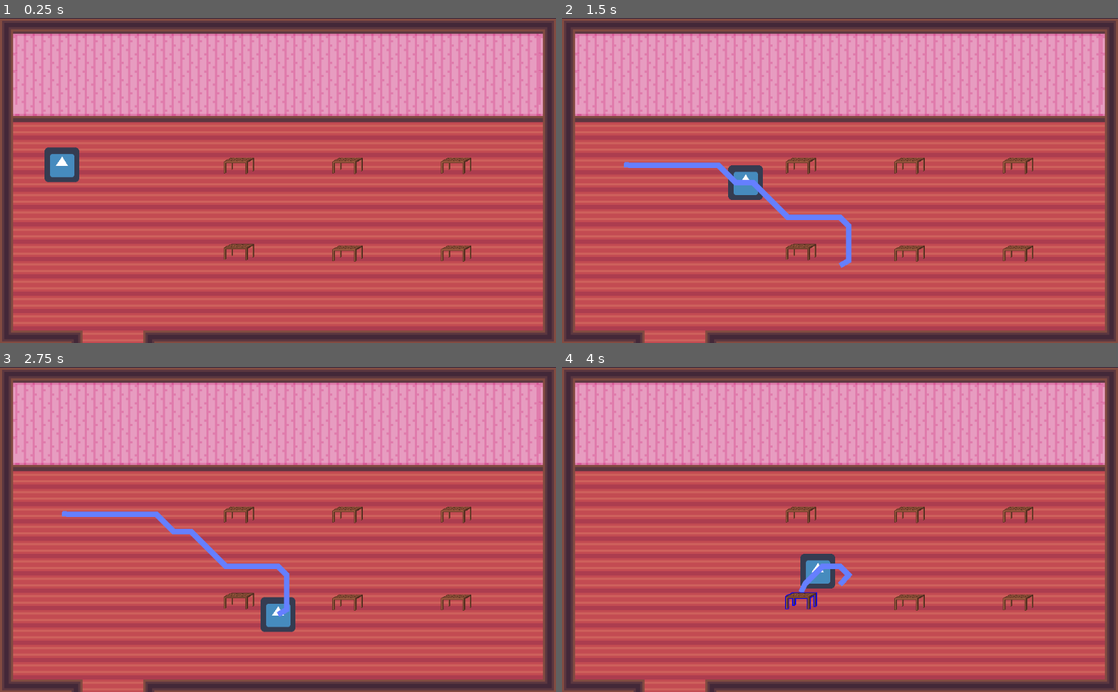
Above: before the commit, frames 1-4 (two rows, left to right).
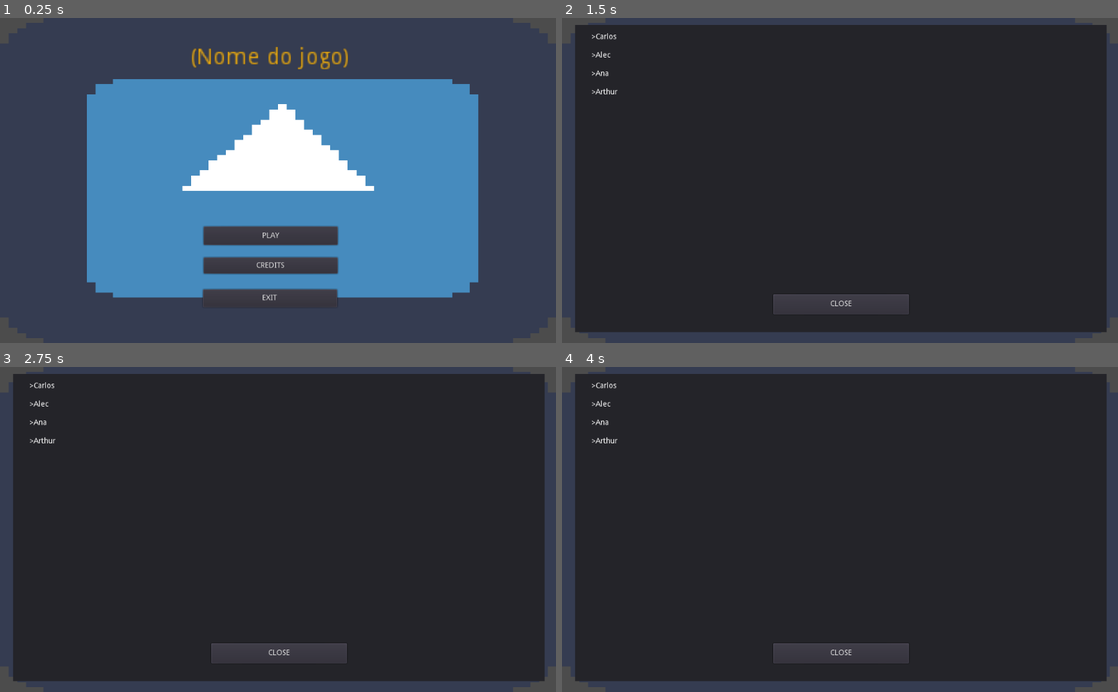
Above: after the commit, the same moments.

Repository: GamuxUnicamp/HLG-Jam-2
Game: Godot game, scene res://scenes/MainMenu.tscn
The game is run twice, just before and just after one commit, with the same random seed, the same clock (stepped at 60 frames per second) and the same inputs. Before the commit the project starts from res://scenes/Restaurant.tscn. The engine's default icon, where the game draws it, is replaced by a stand-in: a white triangle on a blue panel in a dark square.
Inputs (mouse positions are in pixels of both pictures, inside the frame that each line leads up to):
- Up to frame 1 (0.25 s): no input
- Up to frame 2 (1.5 s): click (834, 265) at 0.5 s, where only the run after the commit has a clickable "CREDITS"; click (834, 235) at 1.25 s, where only the run after the commit has a clickable "PLAY"
- Up to frame 3 (2.75 s): click (272, 584) at 2 s, where only the run after the commit has a clickable "PLAY"
- Up to frame 4 (4 s): click (834, 584) at 2.75 s, where only the run after the commit has a clickable "PLAY"; move the mouse to (801, 601) at 3.52 s; click (801, 601) at 3.6 s

The runs differ from the first frame. In frame 1, 99% of the frame differs, in the area x 0-100%, y 0-100%; in frame 2, 99%; in frame 3, 99%; in frame 4, 99%.

Commit message:
Base MainMenu

Diff:
--- a/project.godot
+++ b/project.godot
@@ -16,7 +16,7 @@
 [application]
 
 config/name="Restaurant Game"
-run/main_scene="res://scenes/Restaurant.tscn"
+run/main_scene="res://scenes/MainMenu.tscn"
 config/icon="res://icon.png"
 
 [debug]
--- /dev/null
+++ b/scenes/MainMenu.tscn
@@ -0,0 +1,69 @@
+[gd_scene load_steps=3 format=2]
+
+[ext_resource path="res://scripts/MainMenu.gd" type="Script" id=1]
+[ext_resource path="res://icon.png" type="Texture" id=2]
+
+[node name="MainMenu" type="Node2D"]
+script = ExtResource( 1 )
+
+[node name="Background" type="Sprite" parent="."]
+scale = Vector2( 16.0124, 9.38094 )
+texture = ExtResource( 2 )
+centered = false
+
+[node name="GameName" type="Label" parent="."]
+modulate = Color( 0.909804, 0.658824, 0.0588235, 1 )
+margin_left = 350.468
+margin_top = 52.9641
+margin_right = 448.468
+margin_bottom = 70.9641
+rect_scale = Vector2( 3, 3 )
+text = "(Nome do jogo)"
+
+[node name="PlayButton" type="Button" parent="."]
+margin_left = 375.188
+margin_top = 384.864
+margin_right = 622.188
+margin_bottom = 418.864
+text = "PLAY"
+
+[node name="CreditsButton" type="Button" parent="."]
+margin_left = 375.08
+margin_top = 441.837
+margin_right = 622.08
+margin_bottom = 471.837
+text = "CREDITS"
+
+[node name="ExitButton" type="Button" parent="."]
+margin_left = 373.756
+margin_top = 500.701
+margin_right = 620.756
+margin_bottom = 533.701
+text = "EXIT"
+
+[node name="CreditsPanel" type="Panel" parent="."]
+visible = false
+margin_left = 23.6339
+margin_top = 13.0
+margin_right = 1002.63
+margin_bottom = 580.0
+
+[node name="CreditsText" type="Label" parent="CreditsPanel"]
+margin_left = 29.6099
+margin_top = 14.8049
+margin_right = 317.61
+margin_bottom = 250.805
+text = ">Carlos
+
+>Alec
+
+>Ana
+
+>Arthur"
+
+[node name="CloseCreditsButton" type="Button" parent="CreditsPanel"]
+margin_left = 365.0
+margin_top = 497.0
+margin_right = 615.0
+margin_bottom = 534.0
+text = "CLOSE"
--- /dev/null
+++ b/scripts/MainMenu.gd
@@ -0,0 +1,23 @@
+extends Node2D
+
+var credits_panel
+
+# Called when the node enters the scene tree for the first time.
+func _ready():
+	credits_panel = get_node("CreditsPanel")
+	get_node("PlayButton").connect("button_down",self,"play_button_down")
+	get_node("CreditsButton").connect("button_down",self,"credits_button_down")
+	get_node("ExitButton").connect("button_down",self,"exit_button_down")
+	get_node("CreditsPanel/CloseCreditsButton").connect("button_down",self,"close_credits_button")
+
+func play_button_down():
+	get_tree().change_scene("res://scenes/Restaurant.tscn")
+
+func credits_button_down():
+	credits_panel.visible = true
+
+func exit_button_down():
+	get_tree().quit()
+
+func close_credits_button():
+	credits_panel.visible = false
